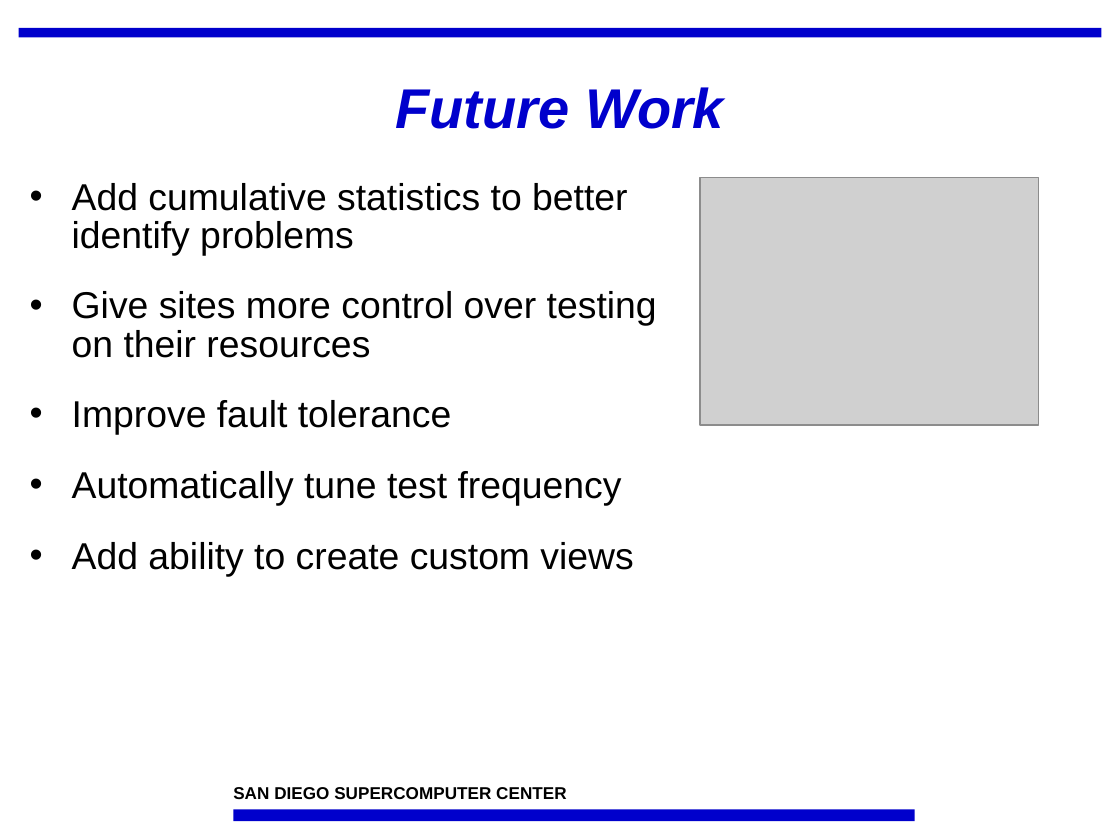
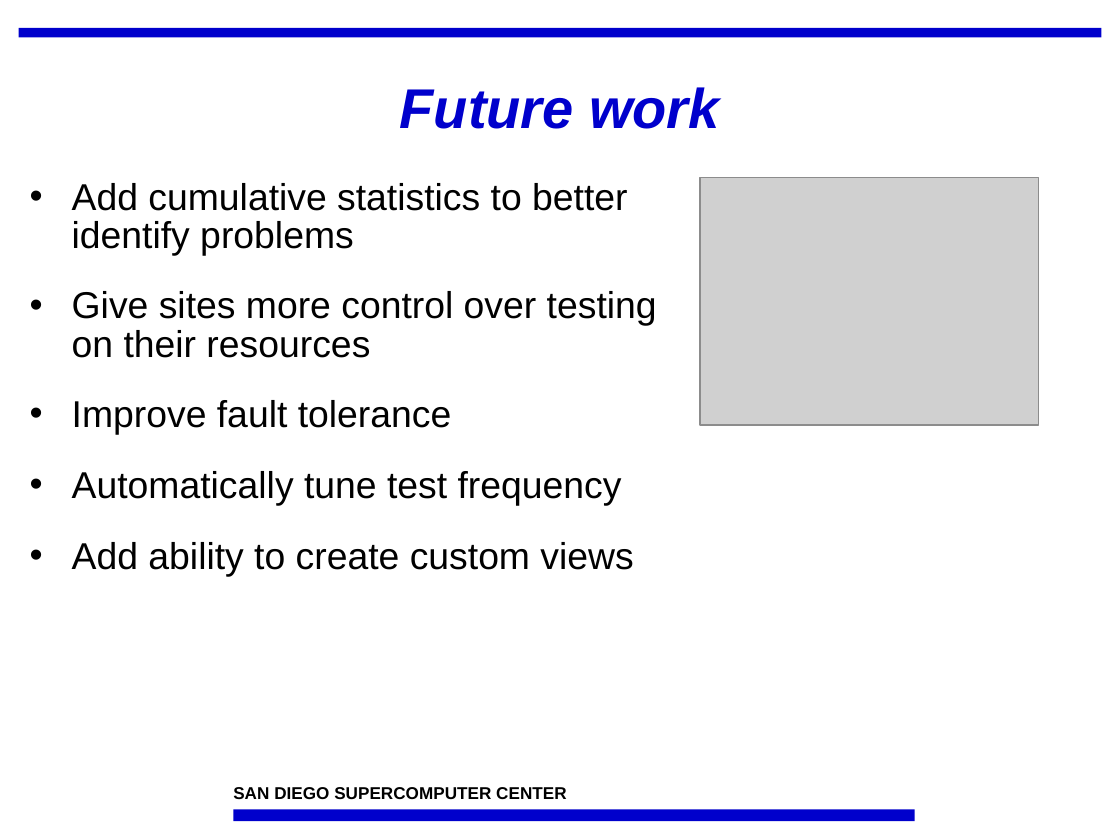
Before and after one commit to IncaProject/inca-xsede, a slide deck: slide 15 of talks/sc07/inca-sc07.ppt. Drawn at 1120x840 pixels with LibreOffice and Linux fonts; fonts in the diff are those of the drawing; grey boxes stand for pictures; background and template pictures are left out. Boxes give left, top, right and bottom in pixels: in the first picture for what was removed or moved away, otherwise in the second. Text is boxed around its words. In the diff, an @@ line names an element or a change of style, - is before the commit and + after.

```diff
--- a/talks/sc07/inca-sc07.ppt
+++ b/talks/sc07/inca-sc07.ppt
@@ title at (400, 87, 720, 129): text changed @@
-Future Work
+Future work
```
Also in this commit, not shown: 12 other slides changed.
